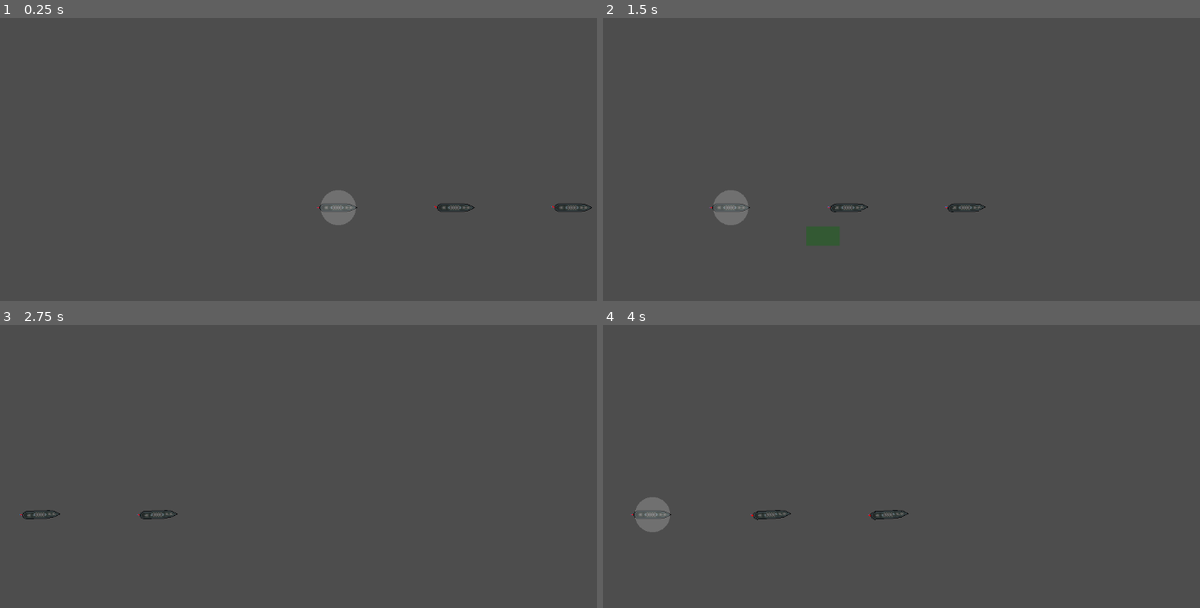
Above: before the commit, frames 1-4 (two rows, left to right).
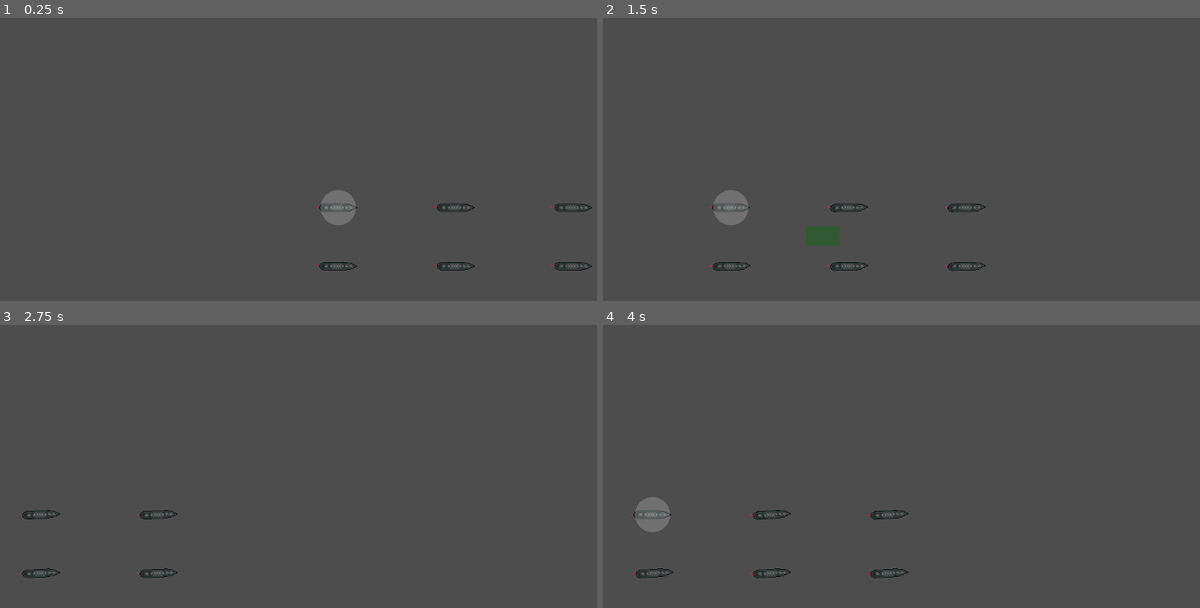
Above: after the commit, the same moments.

Repository: ObfuscatedOwl/bote-game
Game: Godot game, scene res://scenes/testScene.tscn
Two runs of this game, one before a commit and one after it. Both use one fixed random seed, a clock stepped at 60 frames per second and the inputs below.
Inputs (mouse positions are in pixels of both pictures, inside the frame that each line leads up to):
- Up to frame 1 (0.25 s): no input
- Up to frame 2 (1.5 s): tap Enter (runRotor) at 0.5 s; move the mouse to (1092, 187) at 0.52 s; hold Right (ui_right) 0.53-1.25 s; tap A (A) at 0.6 s; click (1092, 187) at 0.67 s; tap D (D) at 0.8 s; drag from (805, 227) to (907, 284) at 1.27 s
- Up to frame 3 (2.75 s): move the mouse to (405, 432) at 2.02 s; hold Right (ui_right) from 2.03 s (still down); hold C (clusterOrder) from 2.03 s (still down); tap S (S) at 2.1 s; click (405, 432) at 2.17 s
- Up to frame 4 (4 s): release Right (ui_right) at 2.75 s; release C (clusterOrder) at 2.75 s; drag from (907, 591) to (740, 458) at 2.77 s; tap Space at 3.5 s; move the mouse to (1146, 571) at 3.52 s; hold Left (ui_left) from 3.53 s (still down); tap A (A) at 3.6 s; click (1146, 571) at 3.67 s; tap D (D) at 3.8 s

The runs differ from the first frame. In frame 1, 0.3% of the frame differs, in the area x 53-100%, y 86-90%; in frame 2, 0.3%, in the area x 17-65%, y 86-90%; in frame 3, 0.2%; in frame 4, 0.3%.

Commit message:
slight formation changes

Diff:
--- a/bote game/scenes/testScene.tscn
+++ b/bote game/scenes/testScene.tscn
@@ -76,3 +76,54 @@
 texture = ExtResource("5_xjbhr")
 
 [node name="NavigationAgent2D" type="NavigationAgent2D" parent="boteHolder/bote3"]
+
+[node name="bote4" type="Node2D" parent="boteHolder"]
+show_behind_parent = true
+position = Vector2(0, 100)
+script = ExtResource("3_kidlr")
+
+[node name="rudder" type="Sprite2D" parent="boteHolder/bote4"]
+position = Vector2(-32, 0)
+rotation = 3.14159
+texture = ExtResource("3")
+offset = Vector2(2.5, 0)
+
+[node name="bote2pointOh" type="Sprite2D" parent="boteHolder/bote4"]
+rotation = 1.5708
+texture = ExtResource("5_xjbhr")
+
+[node name="NavigationAgent2D" type="NavigationAgent2D" parent="boteHolder/bote4"]
+
+[node name="bote5" type="Node2D" parent="boteHolder"]
+show_behind_parent = true
+position = Vector2(200, 100)
+script = ExtResource("3_kidlr")
+
+[node name="rudder" type="Sprite2D" parent="boteHolder/bote5"]
+position = Vector2(-32, 0)
+rotation = 3.14159
+texture = ExtResource("3")
+offset = Vector2(2.5, 0)
+
+[node name="bote2pointOh" type="Sprite2D" parent="boteHolder/bote5"]
+rotation = 1.5708
+texture = ExtResource("5_xjbhr")
+
+[node name="NavigationAgent2D" type="NavigationAgent2D" parent="boteHolder/bote5"]
+
+[node name="bote6" type="Node2D" parent="boteHolder"]
+show_behind_parent = true
+position = Vector2(400, 100)
+script = ExtResource("3_kidlr")
+
+[node name="rudder" type="Sprite2D" parent="boteHolder/bote6"]
+position = Vector2(-32, 0)
+rotation = 3.14159
+texture = ExtResource("3")
+offset = Vector2(2.5, 0)
+
+[node name="bote2pointOh" type="Sprite2D" parent="boteHolder/bote6"]
+rotation = 1.5708
+texture = ExtResource("5_xjbhr")
+
+[node name="NavigationAgent2D" type="NavigationAgent2D" parent="boteHolder/bote6"]
--- a/bote game/scripts/boteHolder.gd
+++ b/bote game/scripts/boteHolder.gd
@@ -88,6 +88,10 @@
 	leader.formationCommands.append([relPos, follower])
 	leader.formationOrder.connect(follower.onFormationOrder)
 
+func prepareForFormation(bote):
+	if bote.formationLeader != null:
+		bote.disband() #hopefully formationLeader always gets set back to null after?
+
 func _draw():
 
 	draw_circle(targetPosition, 30, Color(1, 1, 1, 0.2))
@@ -155,7 +159,7 @@
 
 		if not event.pressed and event.button_index == 2 and botesInLine.size() != 0:
 			for bote in botesInLine:
-				bote.disband()
+				prepareForFormation(bote)
 
 			order.connect(botesInLine[0].onOrder)
 			givePositionOrder() #assuming there are some in the list
@@ -177,7 +181,9 @@
 			print("C L U S I V A T E")
 		else:
 			formationStatus = "off"
-			resetSelections()
+			var putInSelected = clusterLeader
+			resetSelections()
+			selected.append(putInSelected)
 			print("D E C L U S I V A T E")
 
 	if event.get_class() == "InputEventMouseButton" and formationStatus == "cluster":
@@ -187,18 +193,16 @@
 				addClosestToList(getControllableBotes(), clusterLeaderList)
 				if clusterLeaderList != []:
 					clusterLeader = clusterLeaderList[0]
-					#maybe a better way to do this. i think its probably quite bug proof tho
-					#fingers crossed anyway
 					selected = [clusterLeader]
-					clusterLeader.disband()
+					prepareForFormation(clusterLeader)
 			else:
 				var clusterFollowerList = []
 				addClosestToList(getControllableBotes(), clusterFollowerList)
 				if clusterFollowerList != []:
 					clusterFollower = clusterFollowerList[0]
-					#huh deja vu. maybe this should be a method
+
 		if event.pressed and event.button_index == 2 and clusterLeader != null and clusterFollower != null:
-			clusterFollower.disband()
+			prepareForFormation(clusterFollower)
 			print("give clusterOrder")
 			var formationPos = (clusterLeader.transform.affine_inverse())*get_global_mouse_position()
 			connectBotes(clusterLeader, clusterFollower, formationPos)
Not shown: 1 places in bote game/scenes/gun.tscn that only renumber resources
